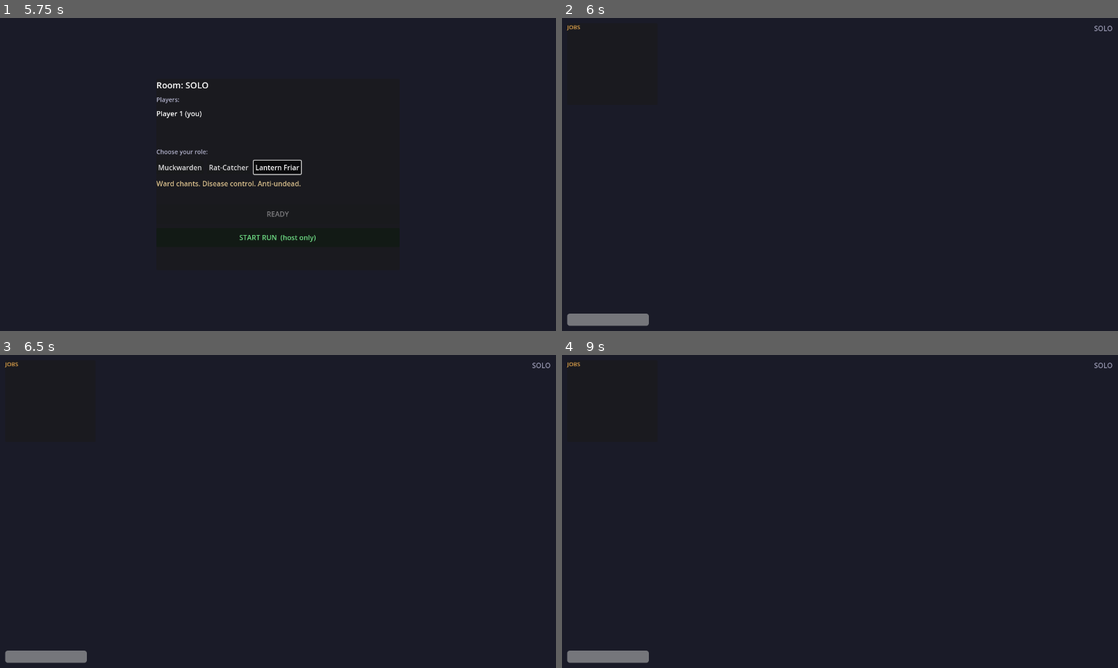
Above: before the commit, frames 1-4 (two rows, left to right).
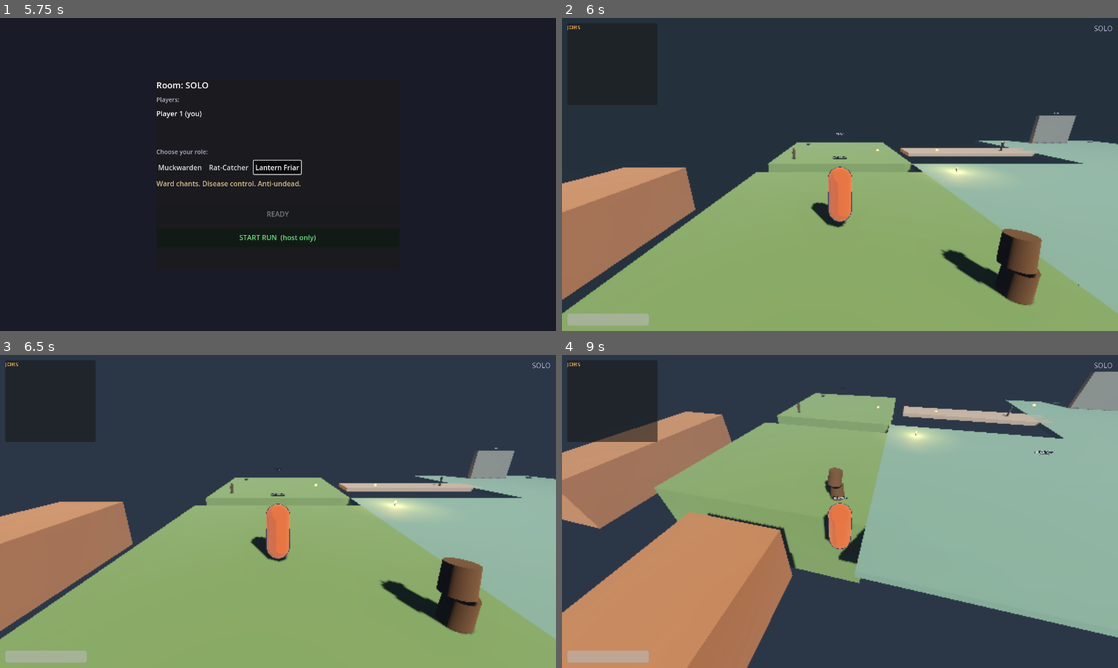
Above: after the commit, the same moments.

Repository: wbababab/sewer-patrol
Game: Godot game, scene res://scenes/ui/MainMenu.tscn
Same seed, same stepped clock (60 frames per second), same inputs: the game is played once before the commit and once after it.
Inputs (mouse positions are in pixels of both pictures, inside the frame that each line leads up to):
- Up to frame 1 (5.75 s): click (278, 262) at 0.52 s; type "12" at 0.6 s; click "HOST ONLINE GAME" at 1.25 s; click "PLAY SOLO (no server needed)" at 2 s; click "READY" at 2.75 s; click "Muckwarden" at 3.5 s; click "Rat-Catcher" at 4.25 s; click "Lantern Friar" at 5 s
- Up to frame 2 (6 s): click "START RUN (host only)" at 5.75 s
- Up to frame 3 (6.5 s): no input
- Up to frame 4 (9 s): tap Enter at 6.5 s; move the mouse to (962, 495) at 6.52 s; hold D (move_right) 6.53-7.28 s; tap Q (cam_left) at 6.6 s; click (962, 495) at 6.67 s; move the mouse to (728, 527) at 7.27 s; hold S (move_backward) 7.28-8.03 s; tap R (cam_right) at 7.35 s; move the mouse to (895, 442) at 8.02 s; hold D (move_right) 8.03-8.78 s; tap E (interact) at 8.1 s; move the mouse to (812, 574) at 8.77 s; hold W (move_forward) from 8.78 s (still down); tap F (special) at 8.85 s; click (812, 574) at 8.92 s

Frame 1 is identical in both runs. In frame 2, 54% of the frame differs, in the area x 0-100%, y 2-100%; in frame 3, 95%; in frame 4, 96%, in the area x 0-100%, y 0-100%.
Error before the commit: Cannot call method 'instantiate' on a null value. (res://scenes/world/SewerLevel.gd:127)
Error after the commit: Cannot call method 'get_children' on a null value. (res://scenes/ui/HUD.gd:31)

Commit message:
fix: add missing alpha to Color constructors in PlayerBase.tscn

Diff:
--- a/scenes/player/PlayerBase.tscn
+++ b/scenes/player/PlayerBase.tscn
@@ -26,8 +26,8 @@
 shader_parameter/albedo_tint = Color(1, 1, 1, 1)
 shader_parameter/cel_steps = 3.0
 shader_parameter/wrap = 0.3
-shader_parameter/shadow_color = Color(0.12, 0.11, 0.19)
-shader_parameter/rim_color = Color(0.95, 0.85, 0.55)
+shader_parameter/shadow_color = Color(0.12, 0.11, 0.19, 1)
+shader_parameter/rim_color = Color(0.95, 0.85, 0.55, 1)
 shader_parameter/rim_strength = 0.25
 
 [sub_resource type="SceneReplicationConfig" id="SyncConfig_1"]
